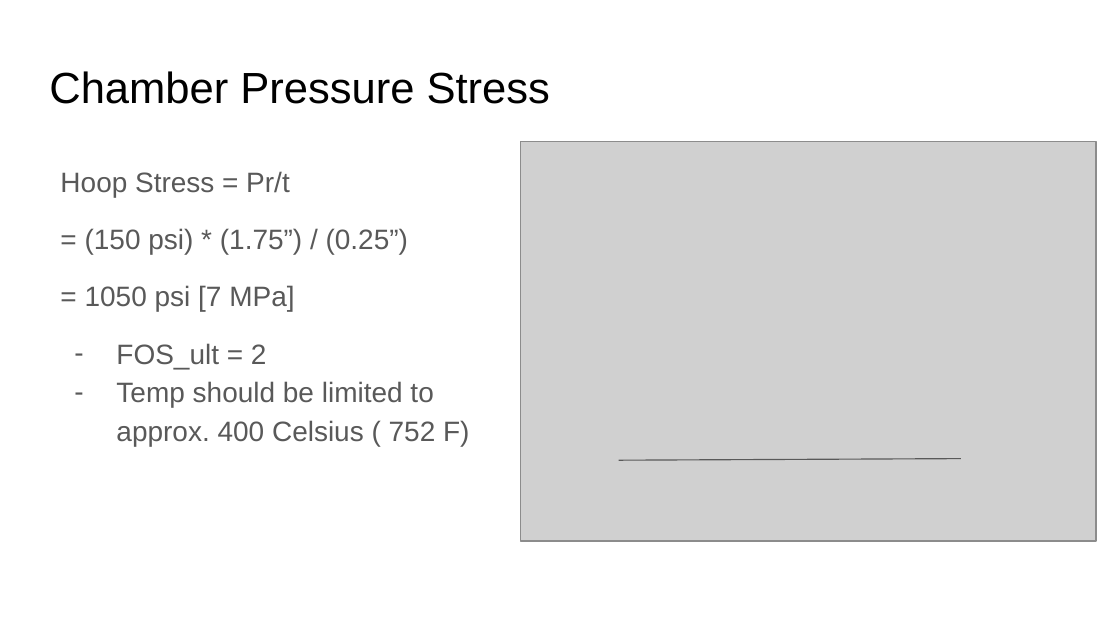
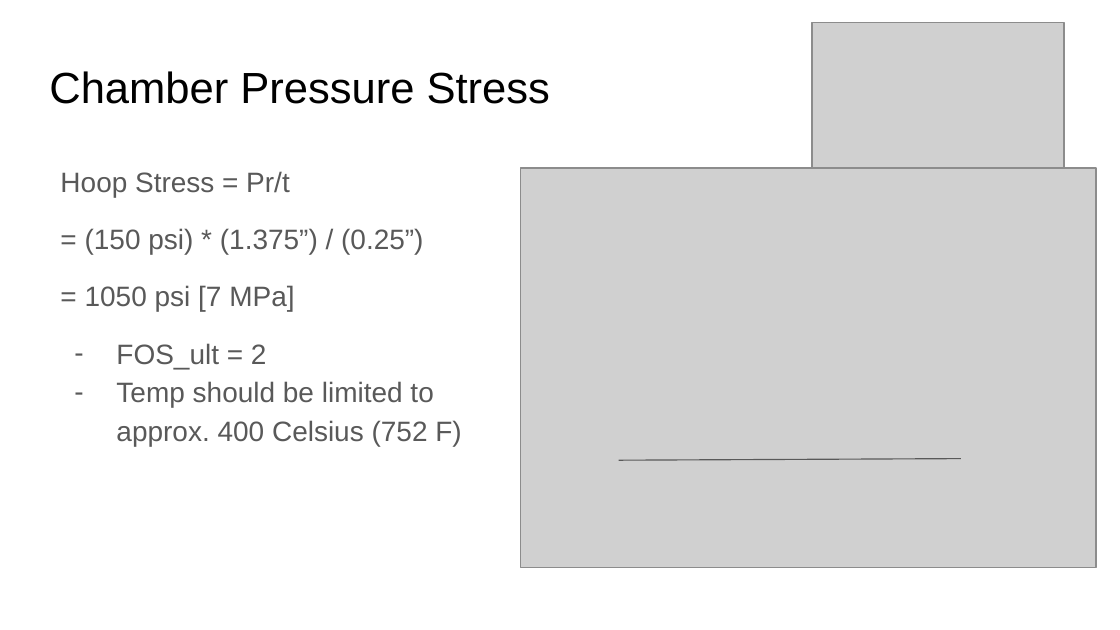
Before and after one commit to ControlSoup/Thrusty, a slide deck: slide 12 of projects/nitrious_engine/presentations/Review.odp (slide 9 before the commit). Drawn at 1120x630 pixels with LibreOffice and Linux fonts; fonts in the diff are those of the drawing; grey boxes stand for pictures. Boxes give left, top, right and bottom in pixels: in the first picture for what was removed or moved away, otherwise in the second. Text is boxed around its words. In the diff, an @@ line names an element or a change of style, - is before the commit and + after.

```diff
--- a/projects/nitrious_engine/presentations/Review.odp
+++ b/projects/nitrious_engine/presentations/Review.odp
@@ picture added at [812, 22, 1064, 168] @@
@@ picture: place and size @@
-picture at [521, 141, 1096, 541]
+picture at [521, 168, 1096, 568]
@@ text at [85, 228, 423, 254]: text changed @@
-= (150 psi) * (1.75”) / (0.25”)
+= (150 psi) * (1.375”) / (0.25”)
@@ text at [116, 381, 461, 446]: spaces changed @@
-– Temp should be limited to approx. 400 Celsius ( 752 F)
+– Temp should be limited to approx. 400 Celsius (752 F)
```
Also in this commit, not shown: 5 other slides changed, 1 slide removed.
